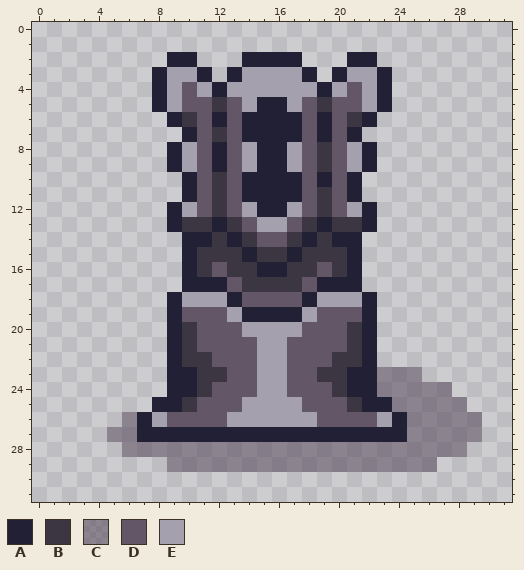
Two states of a pixel-art file, Assets/_Project/Art/Sprites/Pieces/Rook.aseprite. Above, as it was before the edit.
32x32 pixels, 1 frame.
Visible layers, top first: "Shade" opacity 50%, "Black", "White".
Palette (. is transparent): A #222034  B #3c3642  C #4a3b4f80  D #635667  E #a4a0ad
Pixels before, first column x 5:
 2 ....AA...AAAA...AA.......
 3 ...AEEA.AEEEEA.AEEA......
 4 ...AEDEAEEEEEEAEDEA......
 5 ...AEDDBDEAAEDBDDEA......
 6 ....ABDADAAAADADBA.......
 7 .....ADBDAAAADADA........
 8 ....AEDADEAAEDBDEA.......
 9 ....AEDADEAAEDBDEA.......
10 .....ADBDAAAADADA........
11 .....ADBDAAAADBDA........
12 ....AEDBDEAAEDBDEA.......
13 ....ABBABDEEDBABBA.......
14 .....AABABDDBABAA........
15 .....ABBBABBABBBA........
16 .....ABDBBAABBDBA........
17 .....AAADBBBBDAAA........
18 ....AEEEADDDDAEEEA.......
19 ....ADDDEAAAAEDDDA.......
20 ....ABDDDEEEEDDDBA.......
21 ....ABDDDDEEDDDDBA.......
22 ....ABBDDDEEDDDBBA.......
23 ....AABBDDEEDDBBAACCC....
24 ....AABDDDEEDDDBAACCCCC..
25 ...AABDDDEEEEDDDBAACCCCC.
26 .CAEDDDDEEEEEEDDDDEACCCCC
27 CCAAAAAAAAAAAAAAAAAACCCCC
28 .CCCCCCCCCCCCCCCCCCCCCCC.
29 ....CCCCCCCCCCCCCCCCCC...
The same view after the edit:
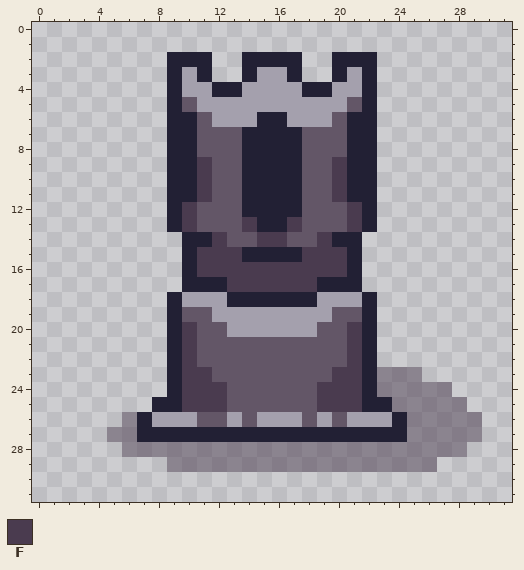
Colours new in this view: F #4a3b4f
The exact change:
{"change": "layer \"White\" removed"}
{"where": "layer \"Black\""}
{"y":2,"x":11,"old":".","new":"A"}
{"y":2,"x":20,"old":".","new":"A"}
{"y":3,"x":8,"old":"AE","new":".A"}
{"y":3,"x":13,"old":"AE","new":".A"}
{"y":3,"x":17,"old":"EA","new":"A."}
{"y":3,"x":22,"old":"EA","new":"A."}
{"y":4,"x":8,"old":"AED","new":".AE"}
{"y":4,"x":13,"old":"E","new":"A"}
{"y":4,"x":18,"old":"E","new":"A"}
{"y":4,"x":21,"old":"DEA","new":"EA."}
{"y":5,"x":8,"old":"AE","new":".A"}
{"y":5,"x":11,"old":"DBD","new":"EEE"}
{"y":5,"x":15,"old":"AA","new":"EE"}
{"y":5,"x":18,"old":"DBD","new":"EEE"}
{"y":5,"x":22,"old":"EA","new":"A."}
{"y":6,"x":10,"old":"B","new":"A"}
{"y":6,"x":12,"old":"ADA","new":"EEE"}
{"y":6,"x":17,"old":"ADA","new":"EEE"}
{"y":6,"x":21,"old":"B","new":"A"}
{"y":7,"x":9,"old":".","new":"A"}
{"y":7,"x":12,"old":"B","new":"D"}
{"y":7,"x":19,"old":"A","new":"D"}
{"y":7,"x":22,"old":".","new":"A"}
{"y":8,"x":10,"old":"E","new":"A"}
{"y":8,"x":12,"old":"A","new":"D"}
{"y":8,"x":14,"old":"E","new":"A"}
{"y":8,"x":17,"old":"E","new":"A"}
{"y":8,"x":19,"old":"B","new":"D"}
{"y":8,"x":21,"old":"E","new":"A"}
{"y":9,"x":10,"old":"EDA","new":"AFD"}
{"y":9,"x":14,"old":"E","new":"A"}
{"y":9,"x":17,"old":"E","new":"A"}
{"y":9,"x":19,"old":"BDE","new":"DFA"}
{"y":10,"x":9,"old":".","new":"A"}
{"y":10,"x":11,"old":"DB","new":"FD"}
{"y":10,"x":19,"old":"AD","new":"DF"}
{"y":10,"x":22,"old":".","new":"A"}
{"y":11,"x":9,"old":".","new":"A"}
{"y":11,"x":11,"old":"DB","new":"FD"}
{"y":11,"x":19,"old":"BD","new":"DF"}
{"y":11,"x":22,"old":".","new":"A"}
{"y":12,"x":10,"old":"E","new":"F"}
{"y":12,"x":12,"old":"B","new":"D"}
{"y":12,"x":14,"old":"E","new":"A"}
{"y":12,"x":17,"old":"E","new":"A"}
{"y":12,"x":19,"old":"B","new":"D"}
{"y":12,"x":21,"old":"E","new":"F"}
{"y":13,"x":10,"old":"BBABDEEDBABB","new":"FDDDFAAFDDDF"}
{"y":14,"x":12,"old":"BABDDBAB","new":"FDDFFDDF"}
{"y":15,"x":11,"old":"BBB","new":"FFF"}
{"y":15,"x":15,"old":"BB","new":"AA"}
{"y":15,"x":18,"old":"BBB","new":"FFF"}
{"y":16,"x":11,"old":"BDBBAABBDB","new":"FFFFFFFFFF"}
{"y":17,"x":13,"old":"DBBBBD","new":"FFFFFF"}
{"y":18,"x":14,"old":"DDDD","new":"AAAA"}
{"y":19,"x":12,"old":"D","new":"E"}
{"y":19,"x":14,"old":"AAAA","new":"EEEE"}
{"y":19,"x":19,"old":"D","new":"E"}
{"y":20,"x":10,"old":"B","new":"F"}
{"y":20,"x":13,"old":"D","new":"E"}
{"y":20,"x":18,"old":"D","new":"E"}
{"y":20,"x":21,"old":"B","new":"F"}
{"y":21,"x":10,"old":"B","new":"F"}
{"y":21,"x":15,"old":"EE","new":"DD"}
{"y":21,"x":21,"old":"B","new":"F"}
{"y":22,"x":10,"old":"BB","new":"FD"}
{"y":22,"x":15,"old":"EE","new":"DD"}
{"y":22,"x":20,"old":"BB","new":"DF"}
{"y":23,"x":10,"old":"ABB","new":"FFD"}
{"y":23,"x":15,"old":"EE","new":"DD"}
{"y":23,"x":19,"old":"BBA","new":"DFF"}
{"y":24,"x":10,"old":"ABD","new":"FFF"}
{"y":24,"x":15,"old":"EE","new":"DD"}
{"y":24,"x":19,"old":"DBA","new":"FFF"}
{"y":25,"x":10,"old":"BDD","new":"FFF"}
{"y":25,"x":14,"old":"EEEE","new":"DDDD"}
{"y":25,"x":19,"old":"DDB","new":"FFF"}
{"y":26,"x":9,"old":"DD","new":"EE"}
{"y":26,"x":14,"old":"E","new":"D"}
{"y":26,"x":18,"old":"ED","new":"DE"}
{"y":26,"x":21,"old":"DD","new":"EE"}
{"label":"changed","picture_box":[152,52,392,427]}
